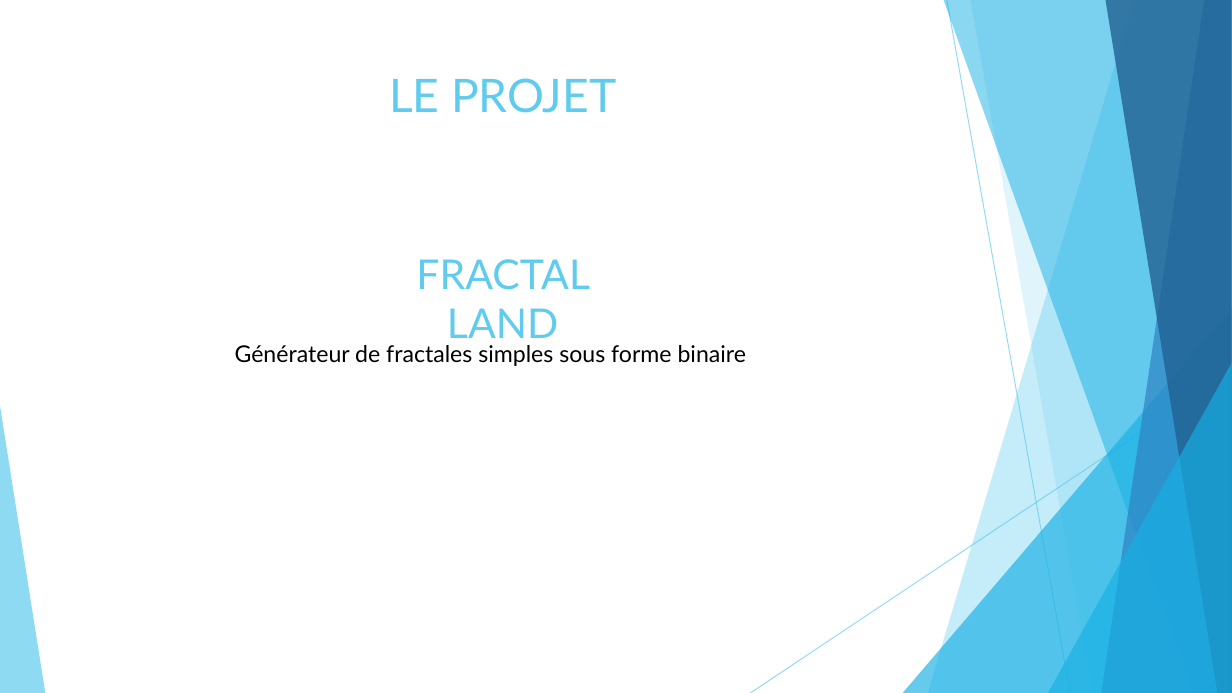
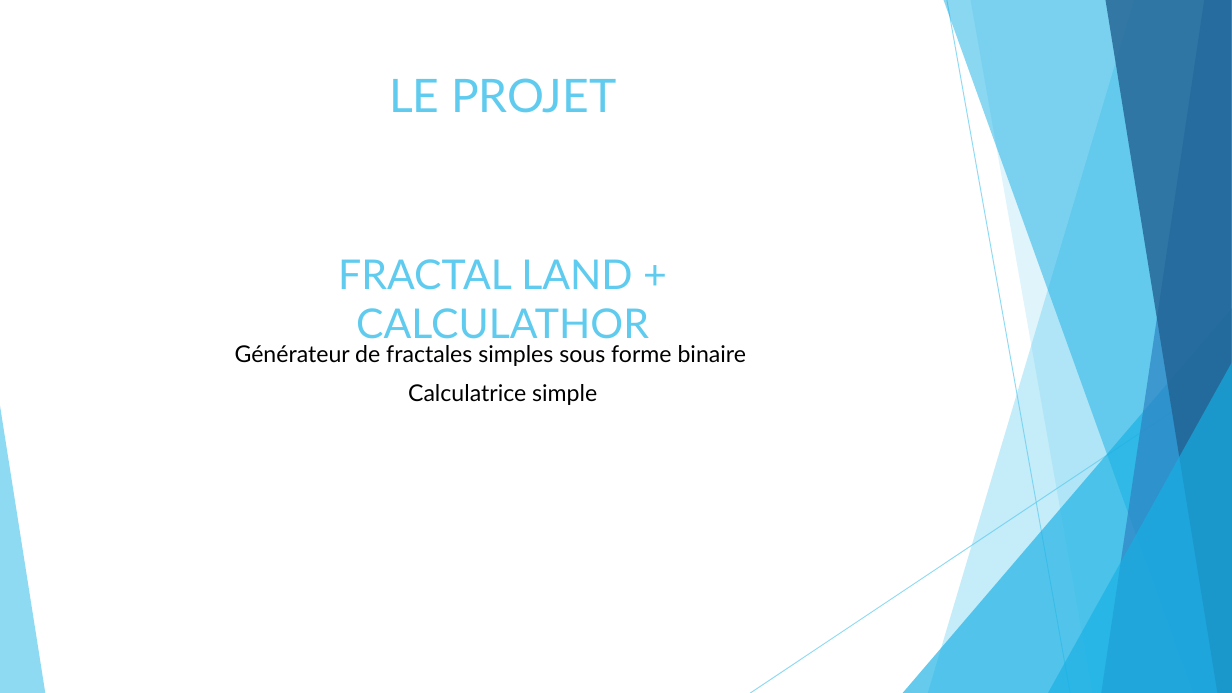
Before and after one commit to Nakache/Virtualisation, a slide deck: slide 3 of cloudcamp.pptx. Drawn at 1232x693 pixels with LibreOffice and Linux fonts; fonts in the diff are those of the drawing. Boxes give left, top, right and bottom in pixels: in the first picture for what was removed or moved away, otherwise in the second. Text is boxed around its words. In the diff, an @@ line names an element or a change of style, - is before the commit and + after.

```diff
--- a/cloudcamp.pptx
+++ b/cloudcamp.pptx
@@ text at (338,259,649,346): text changed @@
-FRACTAL LAND
+FRACTAL LAND + CALCULATHOR
@@ text added at (408,384,597,405), 18 pt, text #000000 @@
+Calculatrice simple
```
Also in this commit, not shown: 1 other slide changed.
